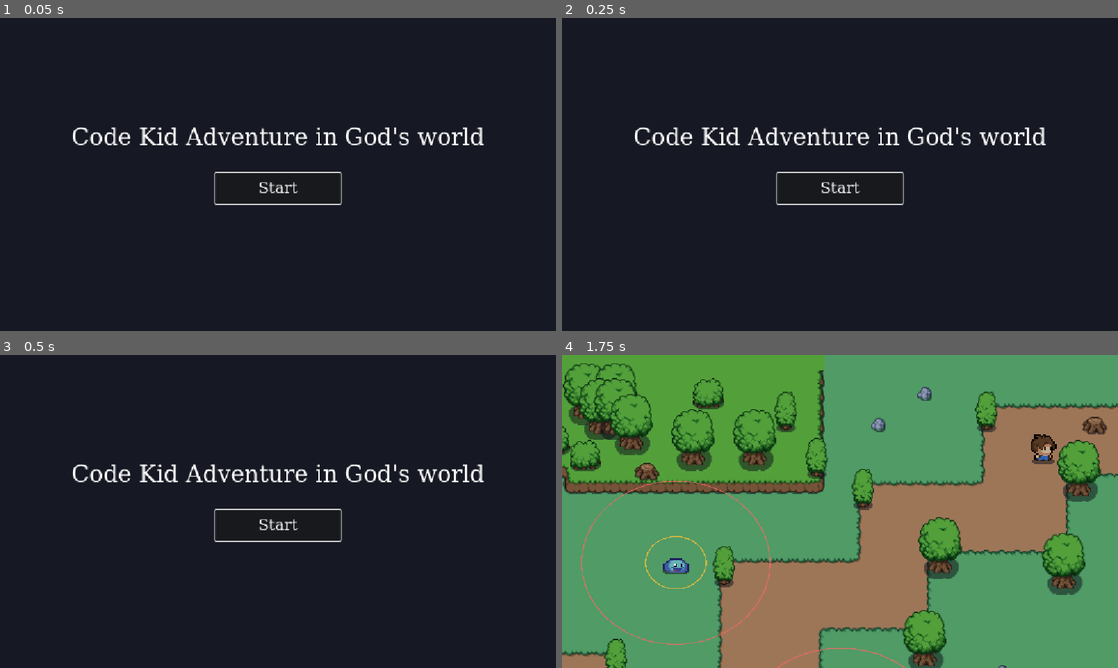
Above: before the commit, frames 1-4 (two rows, left to right).
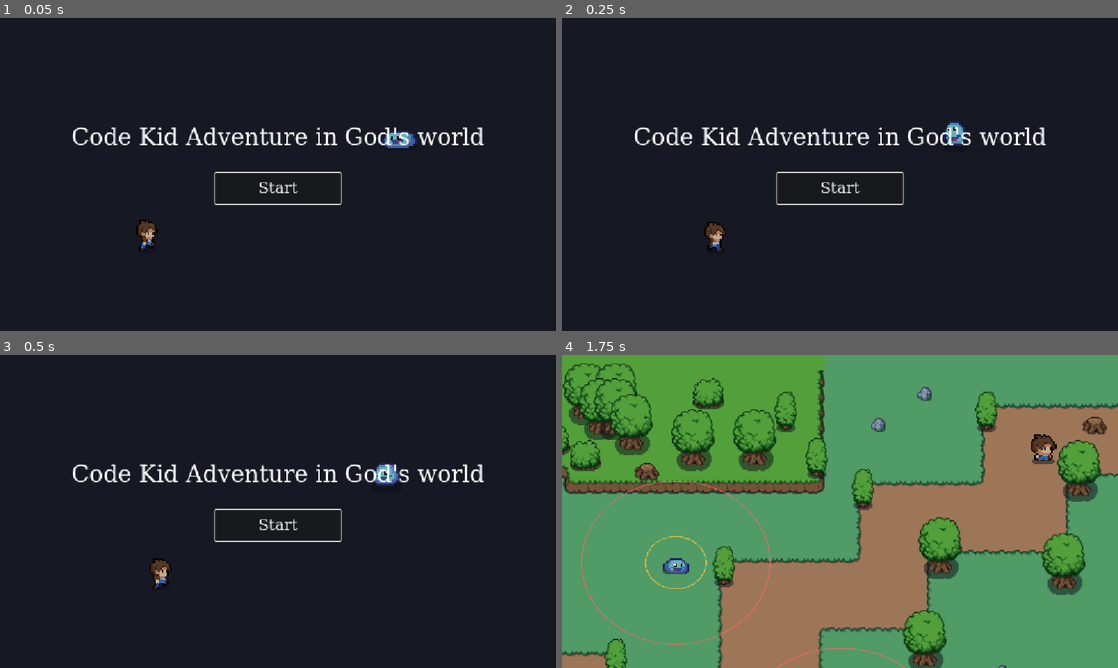
Above: after the commit, the same moments.

Repository: YiQian-cyper/Godot-work-with-ai-project
Game: Godot game, scene res://scences/title.tscn
Two runs of this game, one before a commit and one after it. Both use one fixed random seed, a clock stepped at 60 frames per second and the inputs below.
Inputs:
- Up to frame 1 (0.05 s): no input
- Up to frame 2 (0.25 s): no input
- Up to frame 3 (0.5 s): no input
- Up to frame 4 (1.75 s): click "Start" at 0.5 s; hold Right (ui_right) from 1.28 s (still down); tap Space (attack) at 1.35 s

The runs differ from the first frame. In frame 1, 0.5% of the frame differs, in the area x 24-75%, y 36-75%; in frame 2, 0.5%; in frame 3, 0.5%; in frame 4, nothing differs.

Commit message:
Add wandering player and slime actors to the title screen
- add scripts/title_walker.gd: a background actor that builds its own
  idle/walk/attack frames from the player and slime sheets
- the player and slime wander inside a configurable area and play their
  attack animations when they come within 100px of each other, then move
  apart and meet again later
- use nearest-neighbour filtering to match the in-game sprites

Diff:
--- a/scences/title.tscn
+++ b/scences/title.tscn
@@ -1,6 +1,7 @@
-[gd_scene load_steps=3 format=3]
+[gd_scene load_steps=4 format=3]
 
 [ext_resource type="Script" path="res://scripts/title.gd" id="1_title"]
+[ext_resource type="Script" path="res://scripts/title_walker.gd" id="2_walker"]
 
 [sub_resource type="SystemFont" id="SystemFont_ui"]
 font_names = PackedStringArray("Microsoft YaHei", "SimHei", "Noto Sans CJK SC", "sans-serif")
@@ -22,6 +23,23 @@
 grow_horizontal = 2
 grow_vertical = 2
 color = Color(0.0862745, 0.0941176, 0.137255, 1)
+
+[node name="PlayerWalker" type="AnimatedSprite2D" parent="."]
+position = Vector2(300, 430)
+scale = Vector2(3, 3)
+texture_filter = 1
+script = ExtResource("2_walker")
+partner_path = NodePath("../SlimeWalker")
+wander_area = Rect2(100, 400, 952, 215)
+
+[node name="SlimeWalker" type="AnimatedSprite2D" parent="."]
+position = Vector2(830, 240)
+scale = Vector2(4, 4)
+texture_filter = 1
+script = ExtResource("2_walker")
+actor = 1
+partner_path = NodePath("../PlayerWalker")
+wander_area = Rect2(100, 400, 952, 215)
 
 [node name="Menu" type="VBoxContainer" parent="."]
 layout_mode = 1
--- /dev/null
+++ b/scripts/title_walker.gd
@@ -0,0 +1,197 @@
+extends AnimatedSprite2D
+
+enum Actor { PLAYER, SLIME }
+
+const PLAYER_SHEET := preload("res://sprites/characters/player.png")
+const SLIME_SHEET := preload("res://sprites/characters/slime.png")
+
+const PLAYER_CELL := 48
+const PLAYER_COLS := 6
+const PLAYER_STARTS := {
+	"idle_down": 0,
+	"idle_right": 6,
+	"idle_up": 12,
+	"walk_down": 18,
+	"walk_right": 24,
+	"walk_up": 30,
+	"attack_down": 36,
+	"attack_right": 42,
+	"attack_up": 48,
+}
+const PLAYER_COUNTS := {
+	"idle_down": 6,
+	"idle_right": 6,
+	"idle_up": 6,
+	"walk_down": 6,
+	"walk_right": 6,
+	"walk_up": 6,
+	"attack_down": 4,
+	"attack_right": 4,
+	"attack_up": 4,
+}
+
+const SLIME_CELL := 32
+const SLIME_COLS := 7
+
+@export var actor: Actor = Actor.PLAYER
+@export var move_speed: float = 64.0
+@export var idle_time_min: float = 0.3
+@export var idle_time_max: float = 1.5
+@export var edge_margin: float = 72.0
+@export var wander_area: Rect2 = Rect2()
+@export var partner_path: NodePath
+@export var attack_distance: float = 100.0
+@export var attack_cooldown: float = 1.5
+
+var _target := Vector2.ZERO
+var _idle := 0.0
+var _facing := "down"
+var _partner: Node2D = null
+var _attacking := false
+var _cooldown := 0.0
+
+
+func _ready() -> void:
+	sprite_frames = _build_frames()
+	animation_finished.connect(_on_animation_finished)
+	_set_animation(_idle_anim())
+	if not partner_path.is_empty():
+		_partner = get_node_or_null(partner_path) as Node2D
+	_pick_target()
+
+
+func _process(delta: float) -> void:
+	if _attacking:
+		return
+	_cooldown = maxf(_cooldown - delta, 0.0)
+	if _can_attack():
+		_start_attack()
+		return
+	if _idle > 0.0:
+		_idle = maxf(_idle - delta, 0.0)
+		_set_animation(_idle_anim())
+		return
+	var to_target := _target - position
+	if to_target.length() <= 2.0:
+		_idle = randf_range(idle_time_min, idle_time_max)
+		_pick_target()
+		_set_animation(_idle_anim())
+		return
+	var direction := to_target.normalized()
+	position += direction * move_speed * delta
+	_update_facing(direction)
+	_set_animation(_walk_anim())
+
+
+func _can_attack() -> bool:
+	if _partner == null or _cooldown > 0.0:
+		return false
+	return global_position.distance_to(_partner.global_position) <= attack_distance
+
+
+func _start_attack() -> void:
+	_attacking = true
+	_idle = 0.0
+	_update_facing(_partner.global_position - global_position)
+	play(_attack_anim())
+
+
+func _on_animation_finished() -> void:
+	if not _attacking:
+		return
+	_attacking = false
+	_cooldown = attack_cooldown
+	_pick_target(true)
+	_set_animation(_idle_anim())
+
+
+func _pick_target(retreat: bool = false) -> void:
+	var area := _wander_rect()
+	var attempts := 1
+	if retreat and _partner != null:
+		attempts = 8
+	var best := Vector2.ZERO
+	var best_distance := -1.0
+	for i in attempts:
+		var candidate := Vector2(randf_range(area.position.x, area.end.x), randf_range(area.position.y, area.end.y))
+		if attempts == 1:
+			best = candidate
+			break
+		var distance := candidate.distance_to(_partner.global_position)
+		if distance > best_distance:
+			best_distance = distance
+			best = candidate
+	_target = best
+
+
+func _wander_rect() -> Rect2:
+	if wander_area.size != Vector2.ZERO:
+		return wander_area
+	var size := get_viewport_rect().size
+	var margin := Vector2(edge_margin, edge_margin)
+	return Rect2(margin, (size - margin * 2.0).max(Vector2(1.0, 1.0)))
+
+
+func _update_facing(direction: Vector2) -> void:
+	if is_zero_approx(direction.x) and is_zero_approx(direction.y):
+		return
+	if absf(direction.x) >= absf(direction.y):
+		_facing = "right" if direction.x > 0.0 else "left"
+	else:
+		_facing = "down" if direction.y > 0.0 else "up"
+	flip_h = _facing == "left"
+
+
+func _anim_dir() -> String:
+	return "right" if _facing == "left" else _facing
+
+
+func _idle_anim() -> StringName:
+	return &"idle" if actor == Actor.SLIME else StringName("idle_" + _anim_dir())
+
+
+func _walk_anim() -> StringName:
+	return &"move" if actor == Actor.SLIME else StringName("walk_" + _anim_dir())
+
+
+func _attack_anim() -> StringName:
+	return &"attack" if actor == Actor.SLIME else StringName("attack_" + _anim_dir())
+
+
+func _set_animation(anim_name: StringName) -> void:
+	if animation != anim_name:
+		play(anim_name)
+
+
+func _build_frames() -> SpriteFrames:
+	return _build_slime_frames() if actor == Actor.SLIME else _build_player_frames()
+
+
+func _build_player_frames() -> SpriteFrames:
+	var frames := SpriteFrames.new()
+	frames.remove_animation(&"default")
+	for key in PLAYER_STARTS:
+		var anim_name := String(key)
+		_add_animation(frames, PLAYER_SHEET, PLAYER_CELL, PLAYER_COLS, anim_name, PLAYER_STARTS[key], PLAYER_COUNTS[key], 8.0, not anim_name.begins_with("attack"))
+	return frames
+
+
+func _build_slime_frames() -> SpriteFrames:
+	var frames := SpriteFrames.new()
+	frames.remove_animation(&"default")
+	_add_animation(frames, SLIME_SHEET, SLIME_CELL, SLIME_COLS, "idle", 0, 4, 9.0, true)
+	_add_animation(frames, SLIME_SHEET, SLIME_CELL, SLIME_COLS, "move", SLIME_COLS, 6, 7.0, true)
+	_add_animation(frames, SLIME_SHEET, SLIME_CELL, SLIME_COLS, "attack", SLIME_COLS * 2, 7, 6.0, false)
+	return frames
+
+
+func _add_animation(frames: SpriteFrames, sheet: Texture2D, cell: int, cols: int, anim_name: String, anim_start: int, count: int, fps: float, loop: bool) -> void:
+	frames.add_animation(anim_name)
+	frames.set_animation_speed(anim_name, fps)
+	frames.set_animation_loop(anim_name, loop)
+	for i in count:
+		var index := anim_start + i
+		var texture := AtlasTexture.new()
+		texture.atlas = sheet
+		texture.region = Rect2(float(index % cols) * cell, float(index / cols) * cell, cell, cell)
+		frames.add_frame(anim_name, texture)
Not shown, added: scripts/title_walker.gd.uid
